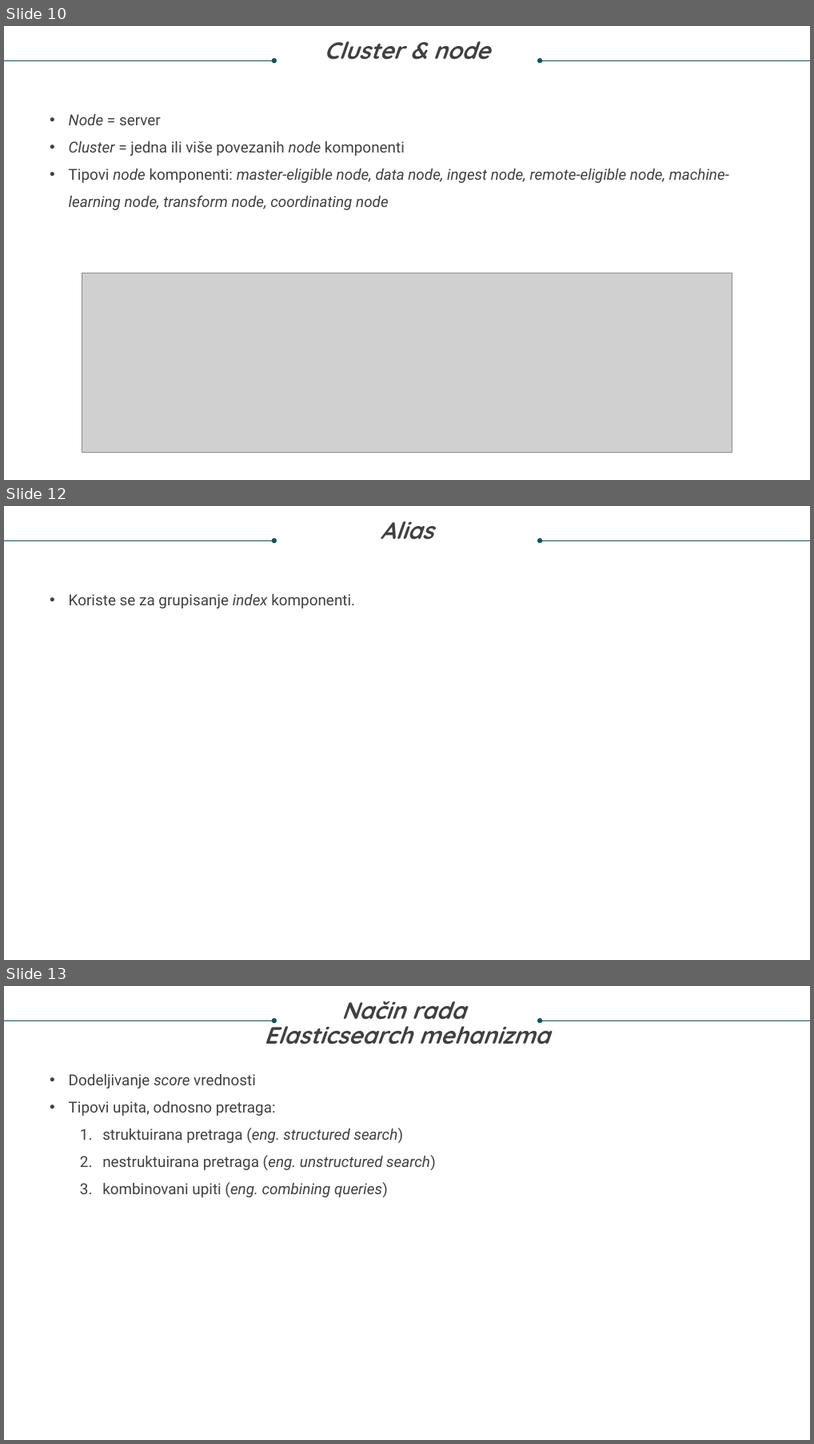
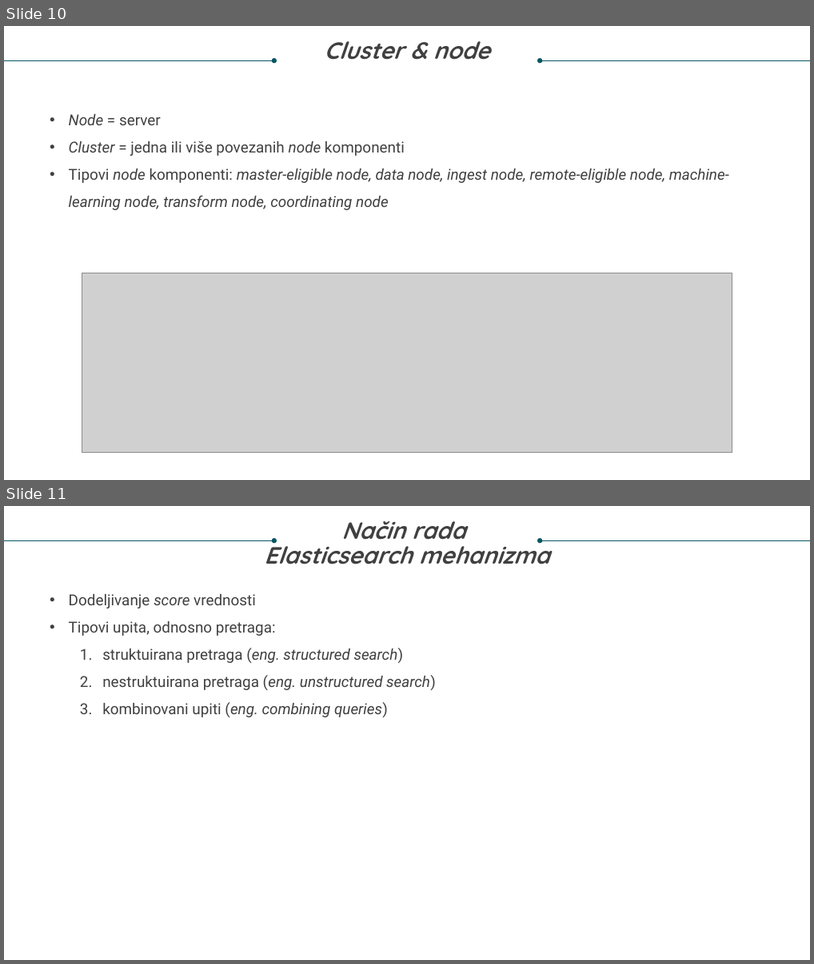
Before and after one commit to Nevenaa01/DebugIt, a slide deck: Nevena Gligorov diplomski prezentacija.pptx. Shown one above the other, each under a label of ours: slides 10, 12 and 13 before the commit, slides 10 and 11 after it; the slides between them are not shown. The pictures are 814x1444 and 814x964 pixels, drawn with LibreOffice and Linux fonts; fonts in the diff are those of the drawing; grey boxes stand for pictures. Boxes give left, top, right and bottom in pixels: in the first picture for what was removed or moved away, otherwise in the second. Text is boxed around its words. In the diff, an @@ line names an element or a change of style, - is before the commit and + after.

```diff
--- a/Nevena Gligorov diplomski prezentacija.pptx
+++ b/Nevena Gligorov diplomski prezentacija.pptx
@@ slide 12 removed at <box>4,506,810,960</box>, background #FFFFFF @@
@@ text removed at <box>381,521,434,540</box> @@
-Alias
@@ arrow removed from (4, 540) to (274, 540) @@
@@ arrow removed from (810, 540) to (540, 540) @@
@@ text removed at <box>69,594,355,608</box> @@
-• Koriste se za grupisanje index komponenti.
@@ what was slide 13 is now slide 11 @@
```
Also in this commit, not shown: 1 other slide removed.
